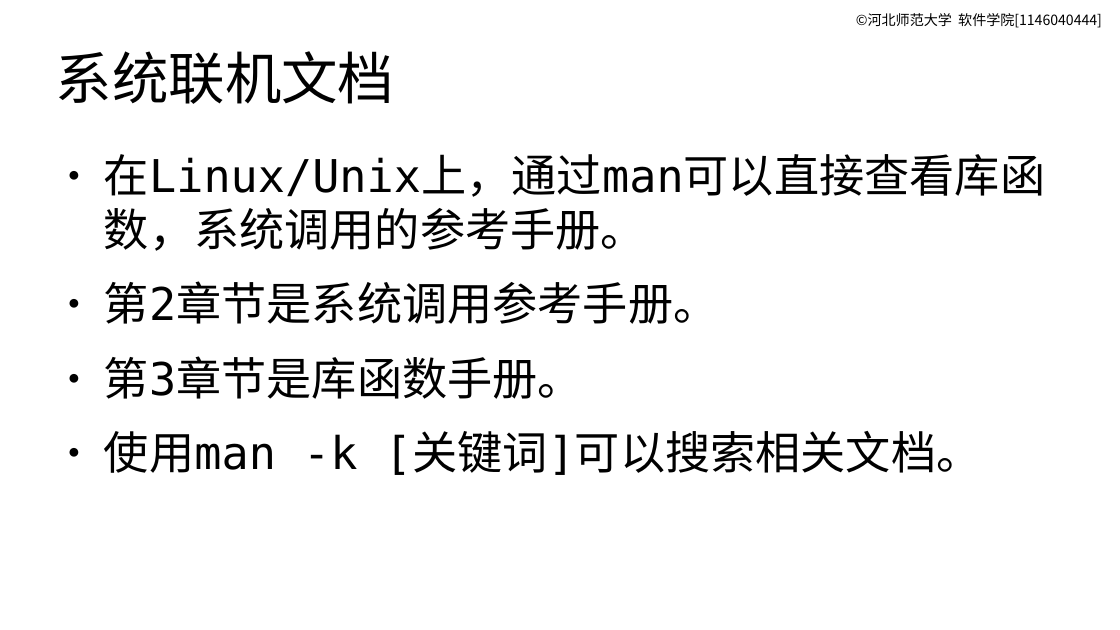
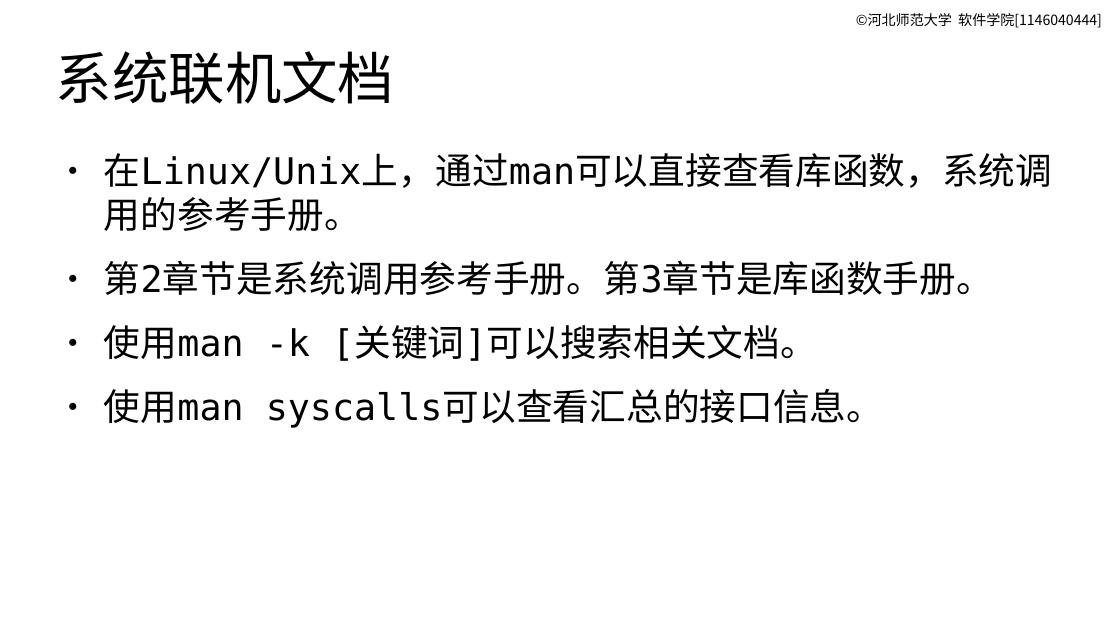
Before and after one commit to master-genius/linux-system, a slide deck: slide 10 of materials/slides/ch14-linux-c-env.odp (slide 8 before the commit). Drawn at 1120x630 pixels with LibreOffice and Linux fonts; fonts in the diff are those of the drawing. Boxes give left, top, right and bottom in pixels: in the first picture for what was removed or moved away, otherwise in the second. Text is boxed around its words. In the diff, an @@ line names an element or a change of style, - is before the commit and + after.

```diff
--- a/materials/slides/ch14-linux-c-env.odp
+++ b/materials/slides/ch14-linux-c-env.odp
@@ text at [104,153,1052,361]: size 32 to 26 pt in "在Linux/Unix上，通过man可以直接查看库函数，系统调用的参考手册。", "使用man -k [关键词]可以搜索相关文档。" @@
@@ text at [104,260,993,295]: text changed; size 32 to 26 pt @@
-● 第2章节是系统调用参考手册。
-● 第3章节是库函数手册。
+● 第2章节是系统调用参考手册。第3章节是库函数手册。
@@ text at [104,389,883,428]: paragraph added @@
+● 使用man syscalls可以查看汇总的接口信息。
```
Also in this commit, not shown: 8 other slides changed, 3 slides added, 1 slide removed, 2 other files.
